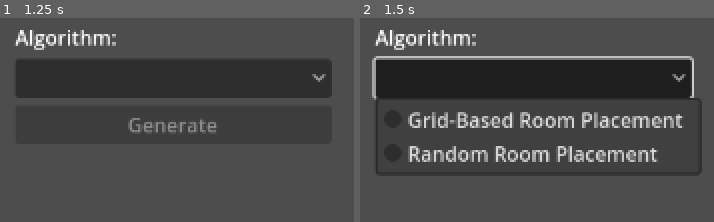
Above: before the commit, frames 1-2 (left to right).
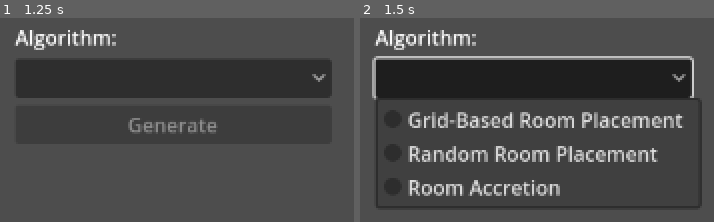
Above: after the commit, the same moments.

Repository: klistwan/COMP4121
Game: Godot game, scene res://src/main.tscn
Same seed, same stepped clock (60 frames per second), same inputs: the game is played once before the commit and once after it.
Inputs (mouse positions are in pixels of both pictures, inside the frame that each line leads up to):
- Up to frame 1 (1.25 s): tap Enter at 0.5 s
- Up to frame 2 (1.5 s): click (533, 79) at 1.25 s

Frame 1 is identical in both runs. In frame 2, 2.9% of the frame differs, in the area x 4-97%, y 76-94%.

Commit message:
Add base for room accretion algorithm

Diff:
--- a/src/gui.gd
+++ b/src/gui.gd
@@ -6,6 +6,7 @@
 var algorithms := {
 	0: "res://src/map/algorithms/grid_based_room_placement.gd",
 	1: "res://src/map/algorithms/random_room_placement.gd",
+	2: "res://src/map/algorithms/room_accretion.gd",
 }
 
 @onready var generate_button: Button = $CenterContainer/VBoxContainer/Generate
--- a/src/gui.tscn
+++ b/src/gui.tscn
@@ -29,11 +29,13 @@
 
 [node name="AlgorithmOptions" type="OptionButton" parent="CenterContainer/VBoxContainer"]
 layout_mode = 2
-item_count = 2
+item_count = 3
 popup/item_0/text = "Grid-Based Room Placement"
 popup/item_0/id = 1
 popup/item_1/text = "Random Room Placement"
 popup/item_1/id = 2
+popup/item_2/text = "Room Accretion"
+popup/item_2/id = 2
 
 [node name="Generate" type="Button" parent="CenterContainer/VBoxContainer"]
 layout_mode = 2
--- /dev/null
+++ b/src/map/algorithms/room_accretion.gd
@@ -0,0 +1,15 @@
+class_name RoomAccretion
+extends Node
+
+signal finished
+
+@export_category("Map Dimensions")
+@export var map_width: int = 45
+@export var map_height: int = 45
+
+
+func generate_dungeon(tile_map: TileMap) -> MapData:
+	var dungeon := MapData.new(map_width, map_height)
+	tile_map.update(dungeon)
+	finished.emit()
+	return dungeon
